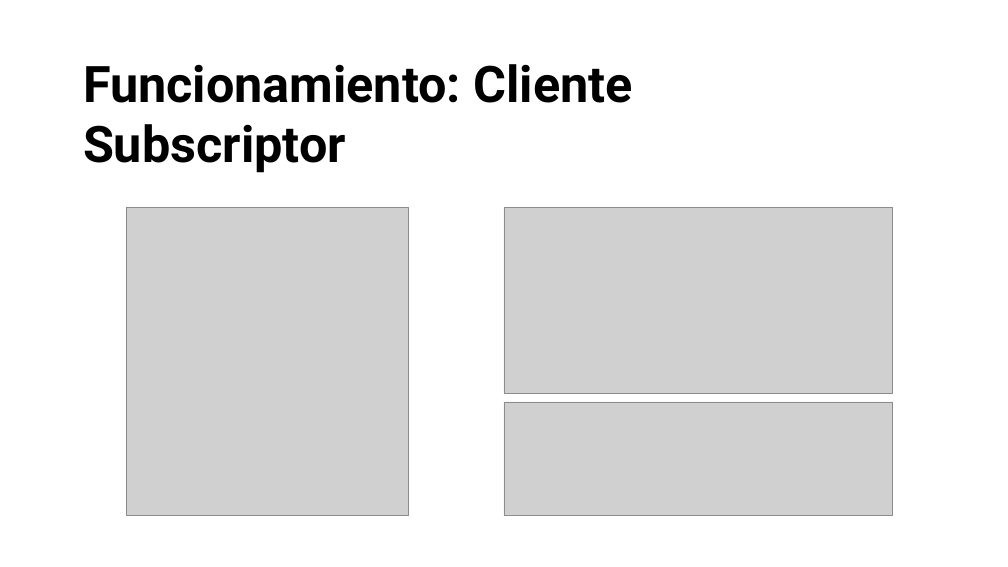
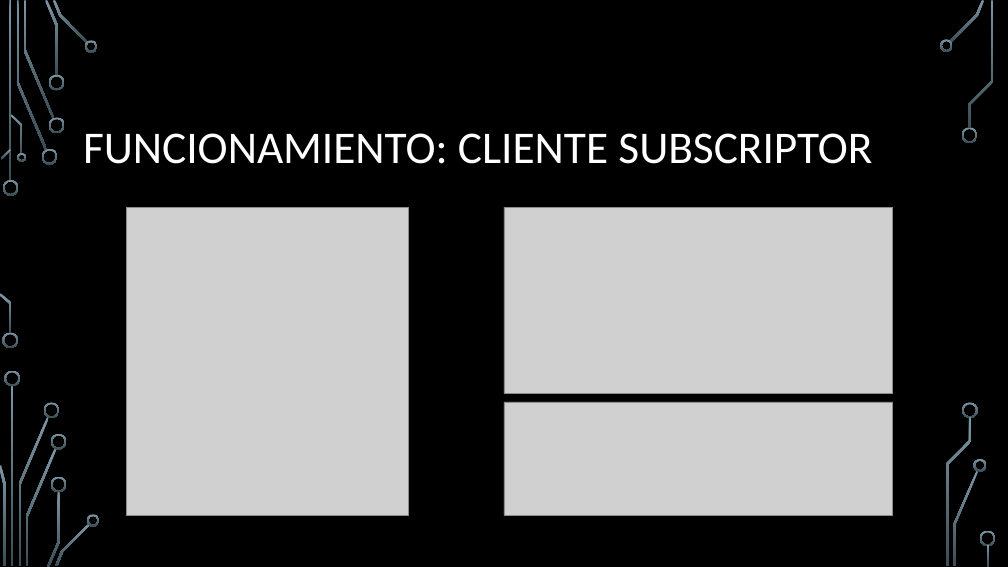
Before and after one commit to ManelDiaz/Reto_Envio, a slide deck: slide 5 of RETO 2 Envío de datos.pptx. Drawn at 1008x567 pixels with LibreOffice and Linux fonts; fonts in the diff are those of the drawing; grey boxes stand for pictures; background and template pictures are left out. Boxes give left, top, right and bottom in pixels: in the first picture for what was removed or moved away, otherwise in the second. Text is boxed around its words. In the diff, an @@ line names an element or a change of style, - is before the commit and + after.

```diff
--- a/RETO 2 Envío de datos.pptx
+++ b/RETO 2 Envío de datos.pptx
@@ background #FFFFFF to picture (left out) @@
@@ title at [83,133,872,164]: text changed; size 48 to 43.2 pt; font Roboto to Calibri; text colour #000000 to #FFFFFF; bold off @@
-Funcionamiento: Cliente Subscriptor
+FUNCIONAMIENTO: CLIENTE SUBSCRIPTOR
@@ group added at [0,0,996,567]: 33 freeform shapes, 3 rectangles @@
```
Also in this commit, not shown: 5 other slides changed, 2 slides added, 1 slide removed.
